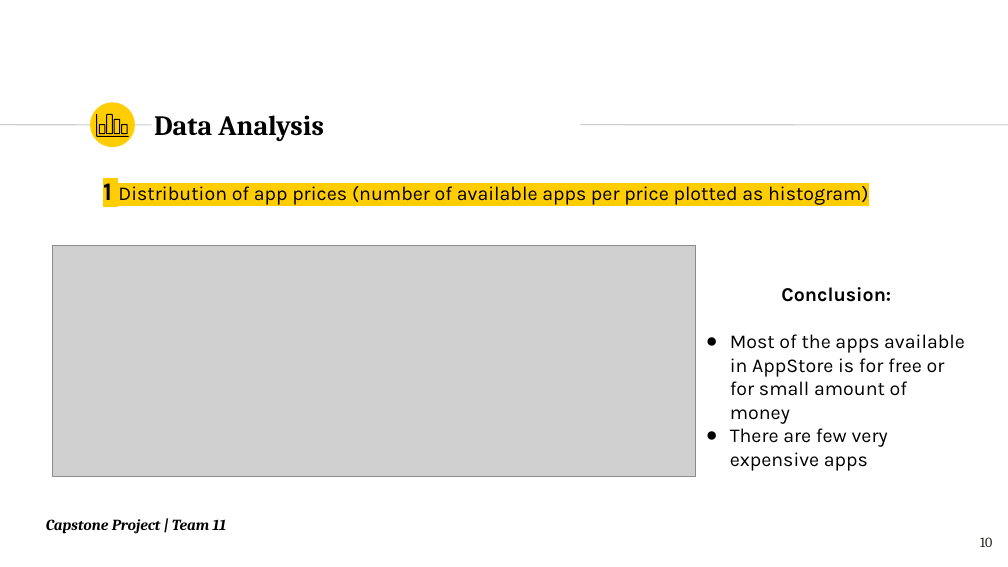
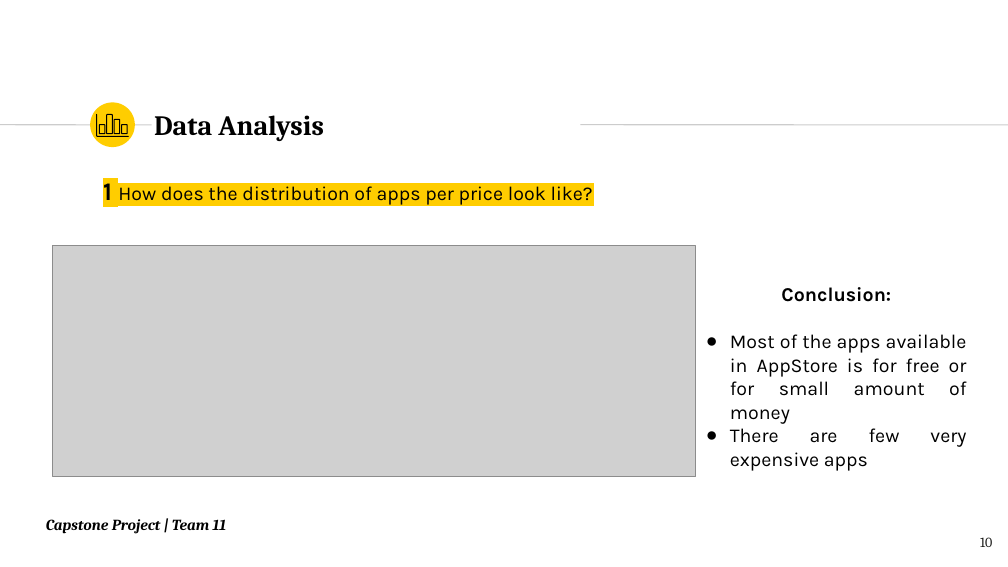
Before and after one commit to DanielaNy/Pyladies_Amsterdam_Capstone_Project, a slide deck: slide 10 of Team_11_Capstone_PyladiesAms_v.3.pptx. Drawn at 1008x567 pixels with LibreOffice and Linux fonts; fonts in the diff are those of the drawing; grey boxes stand for pictures. Boxes give left, top, right and bottom in pixels: in the first picture for what was removed or moved away, otherwise in the second. Text is boxed around its words. In the diff, an @@ line names an element or a change of style, - is before the commit and + after.

```diff
--- a/Team_11_Capstone_PyladiesAms_v.3.pptx
+++ b/Team_11_Capstone_PyladiesAms_v.3.pptx
@@ text at (103,183,593,207): text changed @@
-1 Distribution of app prices (number of available apps per price plotted as histogram)
+1 How does the distribution of apps per price look like?
@@ text at (730,334,967,471): alignment left to justified @@
```
Also in this commit, not shown: 10 other slides changed.
